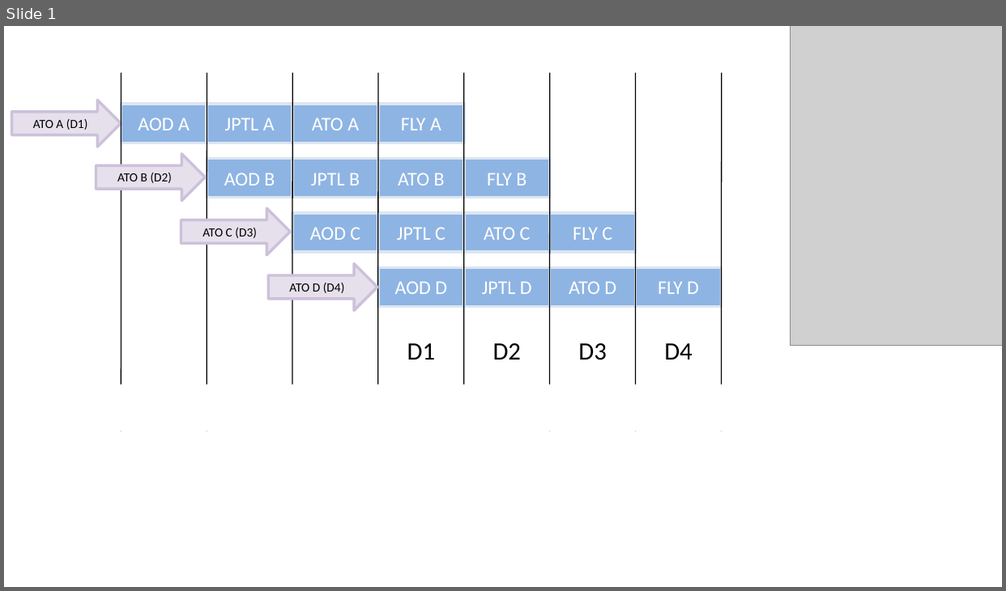
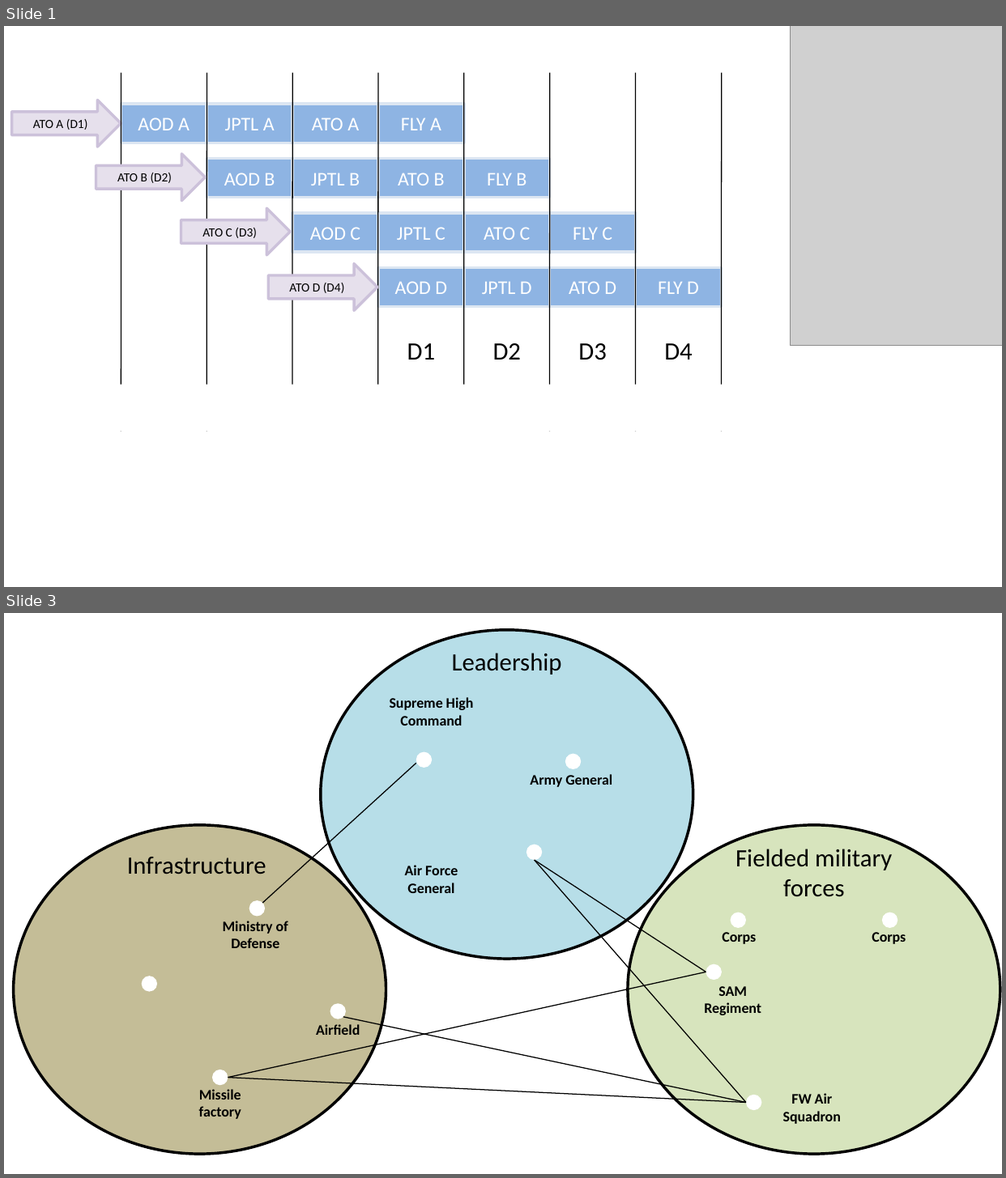
Before and after one commit to 132nd-vWing/OPAR-Brief, a slide deck: UNDER DEVELOPMENT/ADMIN DOCUMENTS TTPs OPAR 2.0/ATO.pptx. Shown one above the other, each under a label of ours: slide 1 before the commit, slides 1 and 3 after it; the slides between them are not shown. The pictures are 1006x591 and 1006x1178 pixels, drawn with LibreOffice and Linux fonts; fonts in the diff are those of the drawing; grey boxes stand for pictures. Boxes give left, top, right and bottom in pixels: in the first picture for what was removed or moved away, otherwise in the second. Text is boxed around its words. In the diff, an @@ line names an element or a change of style, - is before the commit and + after.

```diff
--- a/UNDER DEVELOPMENT/ADMIN DOCUMENTS TTPs OPAR 2.0/ATO.pptx
+++ b/UNDER DEVELOPMENT/ADMIN DOCUMENTS TTPs OPAR 2.0/ATO.pptx
@@ slide 3 added at (4, 613, 1002, 1174), background #FFFFFF @@
@@ ellipse added at (321, 630, 692, 960), fill #B7DEE8, outline #000000 2 pt @@
@@ text added at (452, 653, 562, 675), 18 pt, text #000000 @@
+Leadership
@@ text added at (390, 697, 474, 726), 10.5 pt, text #000000, bold @@
+Supreme High Command
@@ ellipse added at (416, 752, 432, 768), fill #FFFFFF @@
@@ ellipse added at (565, 754, 581, 769), fill #FFFFFF @@
@@ line added from (262, 904) to (416, 763), #000000 0.75 pt @@
@@ text added at (530, 774, 612, 787), 10.5 pt, text #000000, bold @@
+Army General
@@ ellipse added at (13, 825, 386, 1155), fill #C4BD97, outline #000000 2 pt @@
@@ ellipse added at (628, 825, 1000, 1155), fill #D7E4BD, outline #000000 2 pt @@
@@ ellipse added at (526, 845, 542, 861), fill #FFFFFF @@
@@ text added at (735, 849, 892, 897), 18 pt, text #000000 @@
+Fielded military forces
@@ text added at (127, 857, 266, 875), 18 pt, text #000000 @@
+Infrastructure
@@ text added at (405, 865, 458, 893), 10.5 pt, text #000000, bold @@
+Air Force General
@@ line added from (534, 861) to (705, 973), #000000 0.75 pt @@
@@ line added from (534, 861) to (747, 1103), #000000 0.75 pt @@
@@ ellipse added at (249, 901, 266, 917), fill #FFFFFF @@
@@ text added at (223, 921, 288, 948), 10.5 pt, text #000000, bold @@
+Ministry of Defense
@@ ellipse added at (731, 913, 747, 928), fill #FFFFFF @@
@@ ellipse added at (882, 913, 898, 928), fill #FFFFFF @@
@@ text added at (722, 932, 756, 944), 10.5 pt, text #000000, bold @@
+Corps
@@ text added at (872, 932, 906, 944), 10.5 pt, text #000000, bold @@
+Corps
@@ ellipse added at (142, 976, 158, 992), fill #FFFFFF @@
@@ line added from (228, 1078) to (705, 973), #000000 0.75 pt @@
@@ ellipse added at (705, 965, 722, 980), fill #FFFFFF @@
@@ text added at (704, 986, 761, 1016), 10.5 pt, text #000000, bold @@
+SAM Regiment
@@ text added at (316, 1024, 360, 1035), 10.5 pt, text #000000, bold @@
+Airfield
@@ ellipse added at (330, 1003, 347, 1019), fill #FFFFFF @@
@@ line added from (343, 1017) to (747, 1103), #000000 0.75 pt @@
@@ ellipse added at (212, 1070, 228, 1086), fill #FFFFFF @@
@@ text added at (199, 1089, 241, 1119), 10.5 pt, text #000000, bold @@
+Missile factory
@@ line added from (228, 1078) to (747, 1103), #000000 0.75 pt @@
@@ ellipse added at (747, 1095, 762, 1111), fill #FFFFFF @@
@@ text added at (783, 1093, 841, 1124), 10.5 pt, text #000000, bold @@
+FW Air Squadron
```
Also in this commit, not shown: 13 other slides added, 8 other files.
